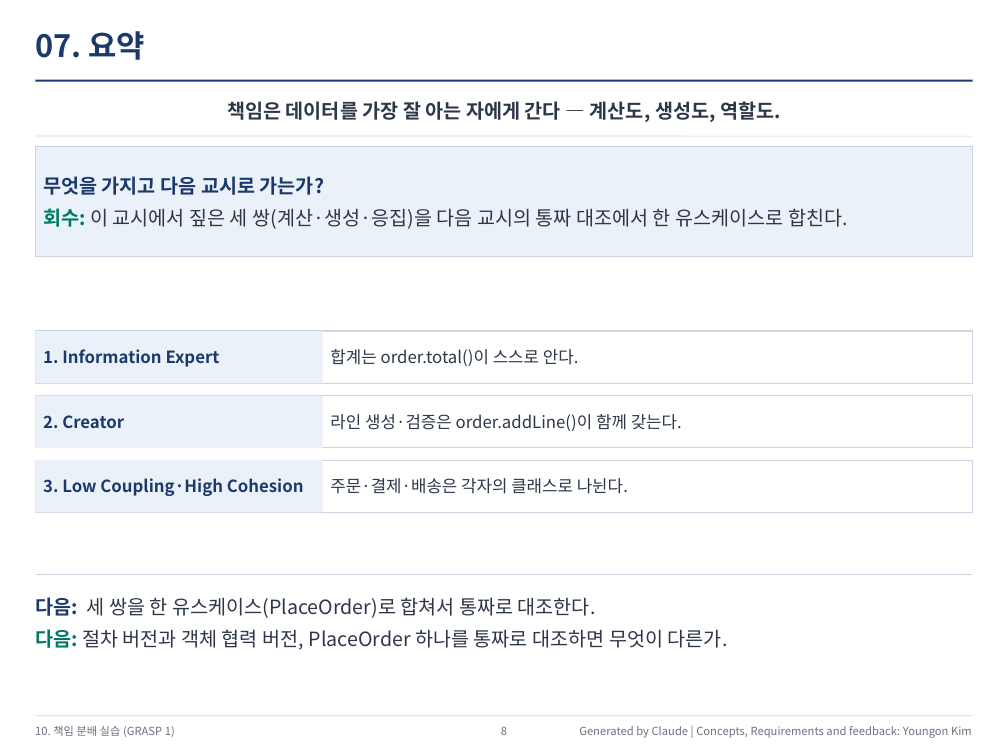
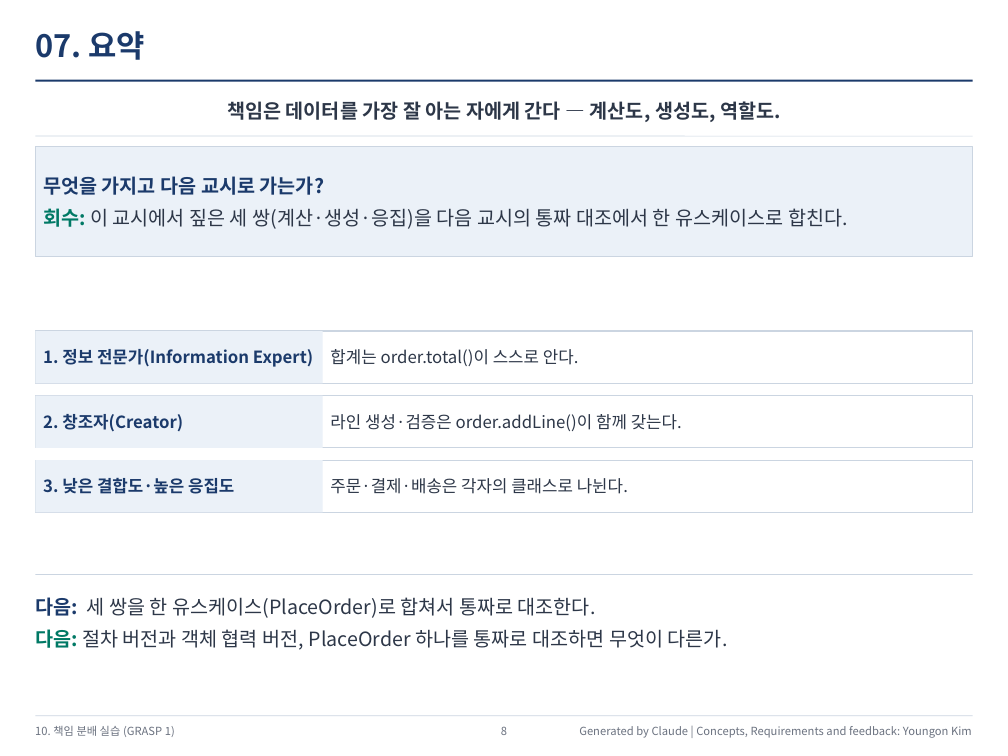
Before and after one commit to YoungSan77/TrainingMaterials, a slide deck: slide 8 of courses/ooad/out/Course_Session10_Output.pptx. Drawn at 1008x756 pixels with LibreOffice and Linux fonts; fonts in the diff are those of the drawing. Boxes give left, top, right and bottom in pixels: in the first picture for what was removed or moved away, otherwise in the second. Text is boxed around its words. In the diff, an @@ line names an element or a change of style, - is before the commit and + after.

```diff
--- a/courses/ooad/out/Course_Session10_Output.pptx
+++ b/courses/ooad/out/Course_Session10_Output.pptx
@@ text in rectangle at (43,349,313,367): text changed @@
-1. Information Expert
+1. 정보 전문가(Information Expert)
@@ text in rectangle at (43,414,183,431): text changed @@
-2. Creator
+2. 창조자(Creator)
@@ text in rectangle at (43,478,234,494): text changed @@
-3. Low Coupling·High Cohesion
+3. 낮은 결합도·높은 응집도
```
Also in this commit, not shown: 6 other slides changed, 3 other files.
